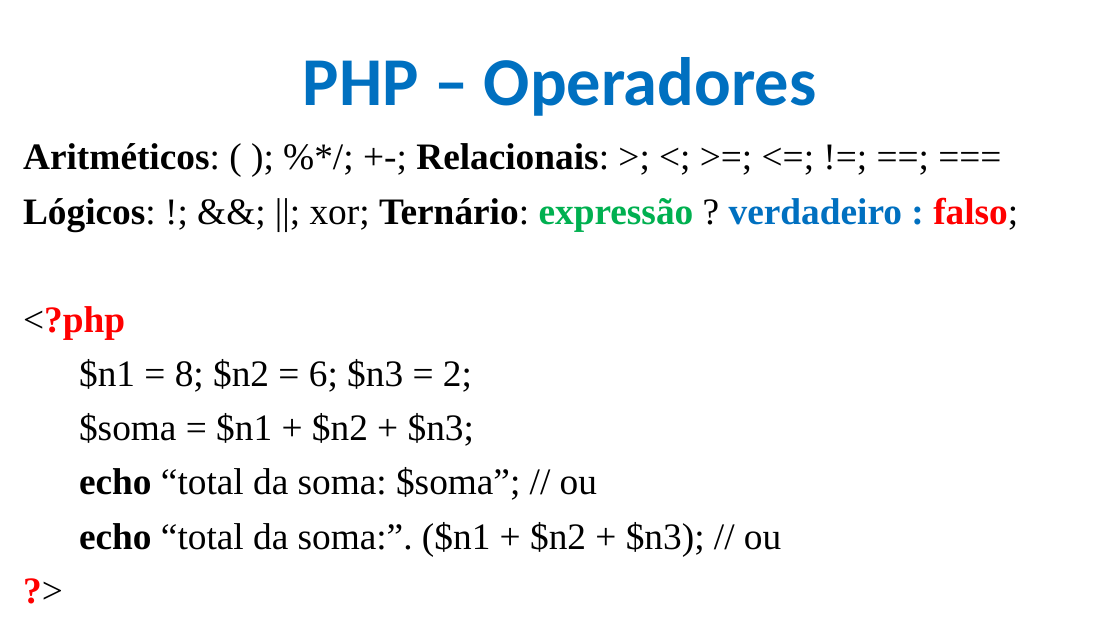
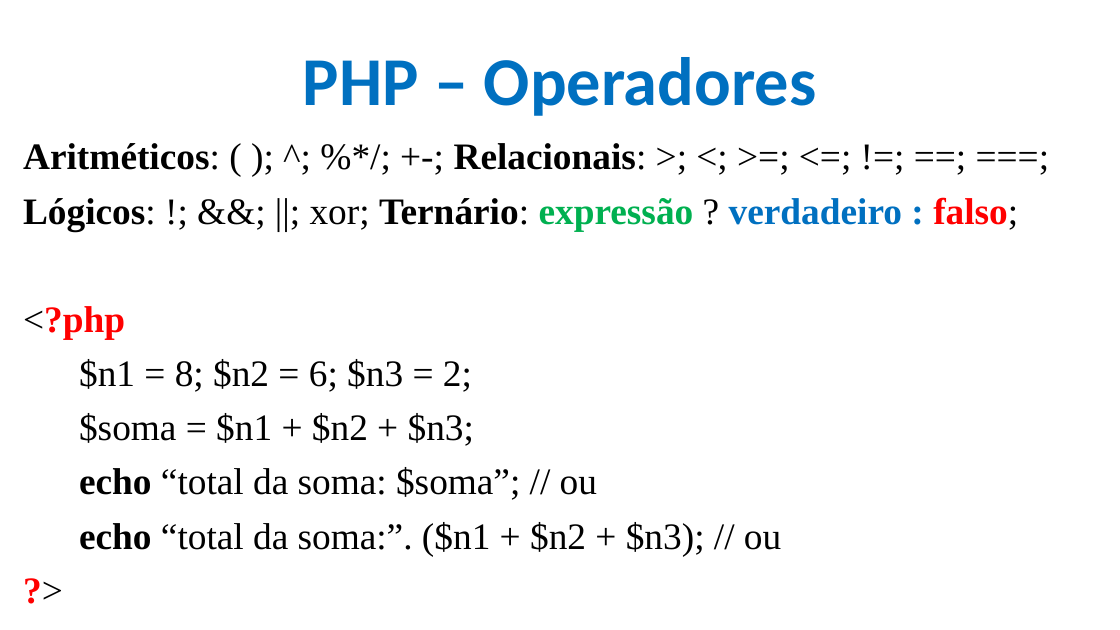
Before and after one commit to CloudEducationBrazil/WydenDesenvolvimentoWebPHP, a slide deck: slide 16 of 01 Classes/Aula 11 e 12 Desenvolvimento Web PHP - PHP.pptx. Drawn at 1120x630 pixels with LibreOffice and Linux fonts; fonts in the diff are those of the drawing; background and template pictures are left out. Boxes give left, top, right and bottom in pixels: in the first picture for what was removed or moved away, otherwise in the second. Text is boxed around its words. In the diff, an @@ line names an element or a change of style, - is before the commit and + after.

```diff
--- a/01 Classes/Aula 11 e 12 Desenvolvimento Web PHP - PHP.pptx
+++ b/01 Classes/Aula 11 e 12 Desenvolvimento Web PHP - PHP.pptx
@@ text at (23, 143, 647, 170): text changed @@
-Aritméticos: ( ); %*/; +-; Relacionais: >; <; >=; <=; !=; ==; ===
+Aritméticos: ( ); ^; %*/; +-; Relacionais: >; <; >=; <=; !=; ==; ===;
```
Also in this commit, not shown: 7 other slides changed, 8 slides added.
